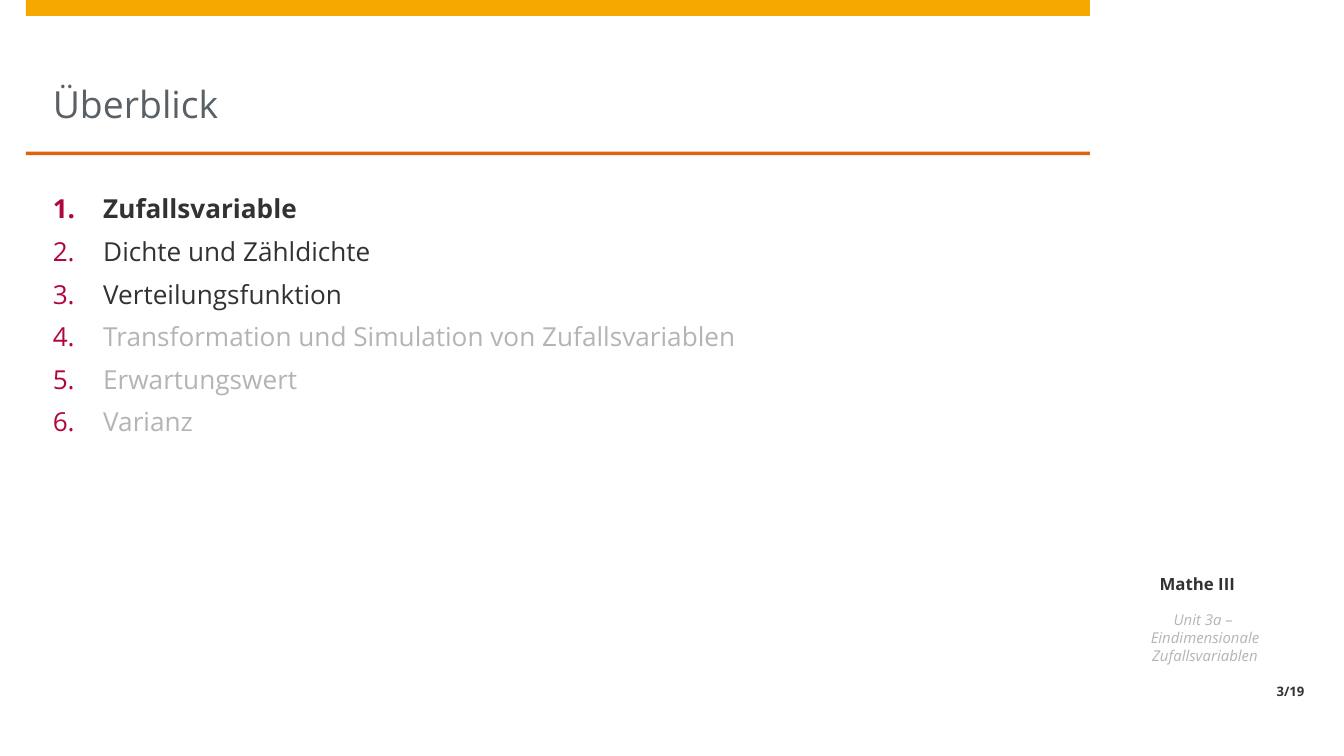
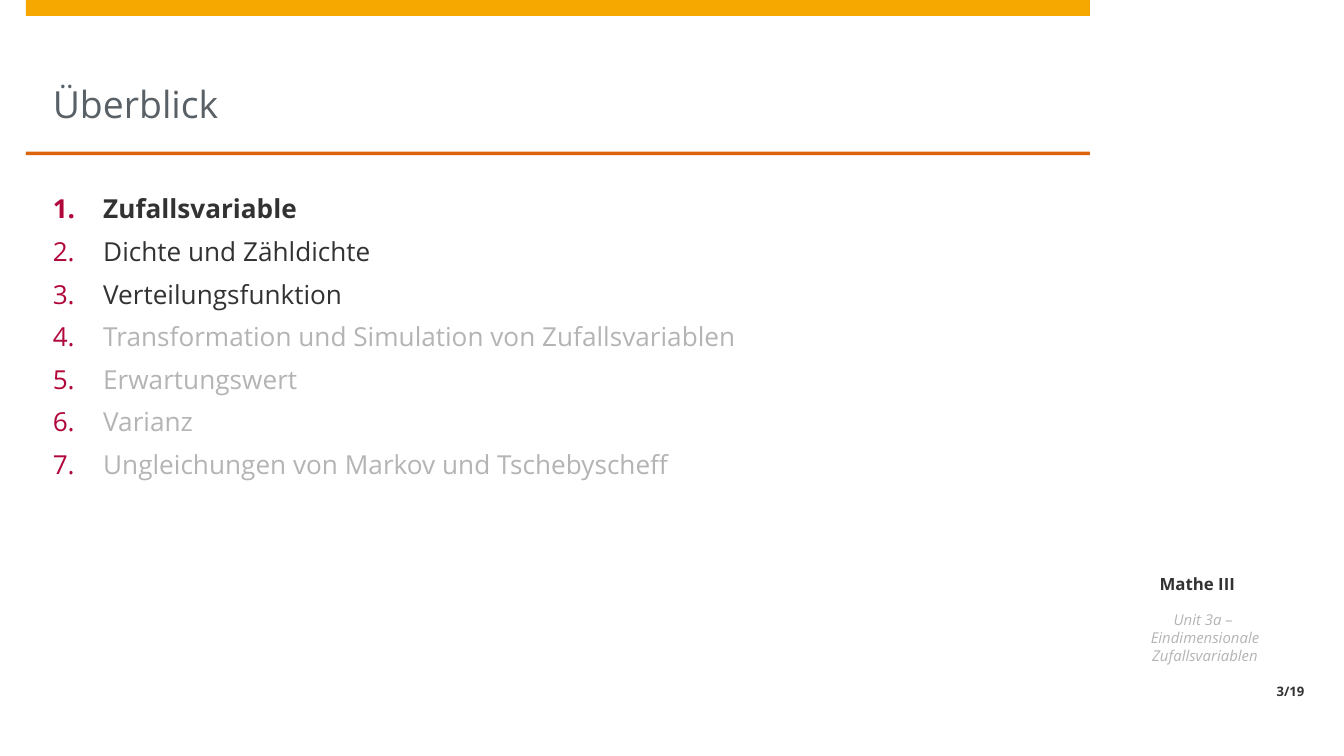
Before and after one commit to HPI-Artificial-Intelligence-Teaching/ma3-ws2324, a slide deck: slide 3 of unit3/Unit3a - Eindimensionale Zufallsvariablen.pptx. Drawn at 1344x756 pixels with LibreOffice and Linux fonts; fonts in the diff are those of the drawing; background and template pictures are left out. Boxes give left, top, right and bottom in pixels: in the first picture for what was removed or moved away, otherwise in the second. Text is boxed around its words. In the diff, an @@ line names an element or a change of style, - is before the commit and + after.

```diff
--- a/unit3/Unit3a - Eindimensionale Zufallsvariablen.pptx
+++ b/unit3/Unit3a - Eindimensionale Zufallsvariablen.pptx
@@ text at bbox=[103, 454, 668, 480]: paragraph added @@
+7. Ungleichungen von Markov und Tschebyscheff
```
Also in this commit, not shown: 5 other slides changed, 1 other file.
